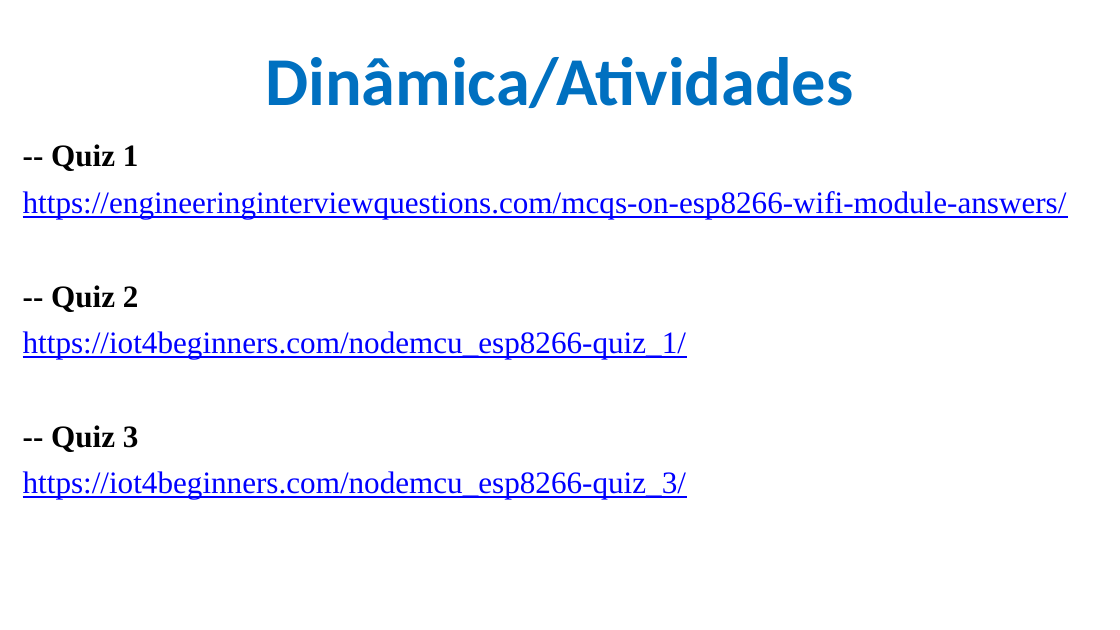
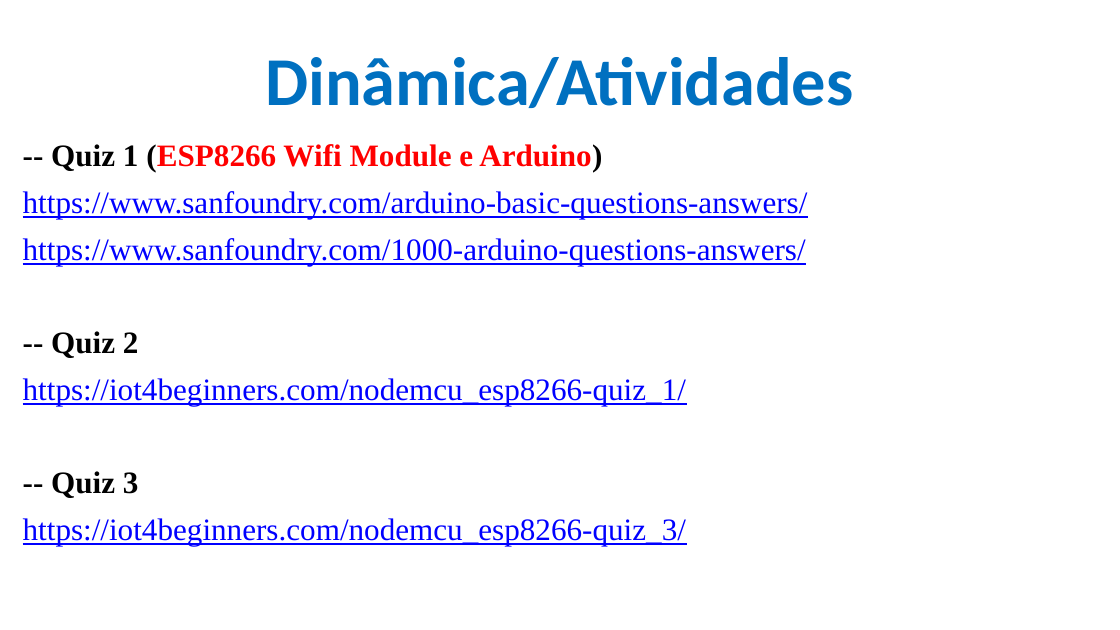
Before and after one commit to CloudEducationBrazil/WydenArea1AplicacaoCloudIndustria40Python, a slide deck: slide 22 of 01 Classes/Aula 05 - Aplicação Cloud Indústria 40 Python IoT Plataforma Nodemcu.pptx. Drawn at 1120x630 pixels with LibreOffice and Linux fonts; fonts in the diff are those of the drawing; background and template pictures are left out. Boxes give left, top, right and bottom in pixels: in the first picture for what was removed or moved away, otherwise in the second. Text is boxed around its words. In the diff, an @@ line names an element or a change of style, - is before the commit and + after.

```diff
--- a/01 Classes/Aula 05 - Aplicação Cloud Indústria 40 Python IoT Plataforma Nodemcu.pptx
+++ b/01 Classes/Aula 05 - Aplicação Cloud Indústria 40 Python IoT Plataforma Nodemcu.pptx
@@ text at [23, 144, 808, 266]: text changed @@
--- Quiz 1
-https://engineeringinterviewquestions.com/mcqs-on-esp8266-wifi-module-answers/
+-- Quiz 1 (ESP8266 Wifi Module e Arduino)
+https://www.sanfoundry.com/arduino-basic-questions-answers/
+https://www.sanfoundry.com/1000-arduino-questions-answers/
```
Also in this commit, not shown: 1 other slide changed.
